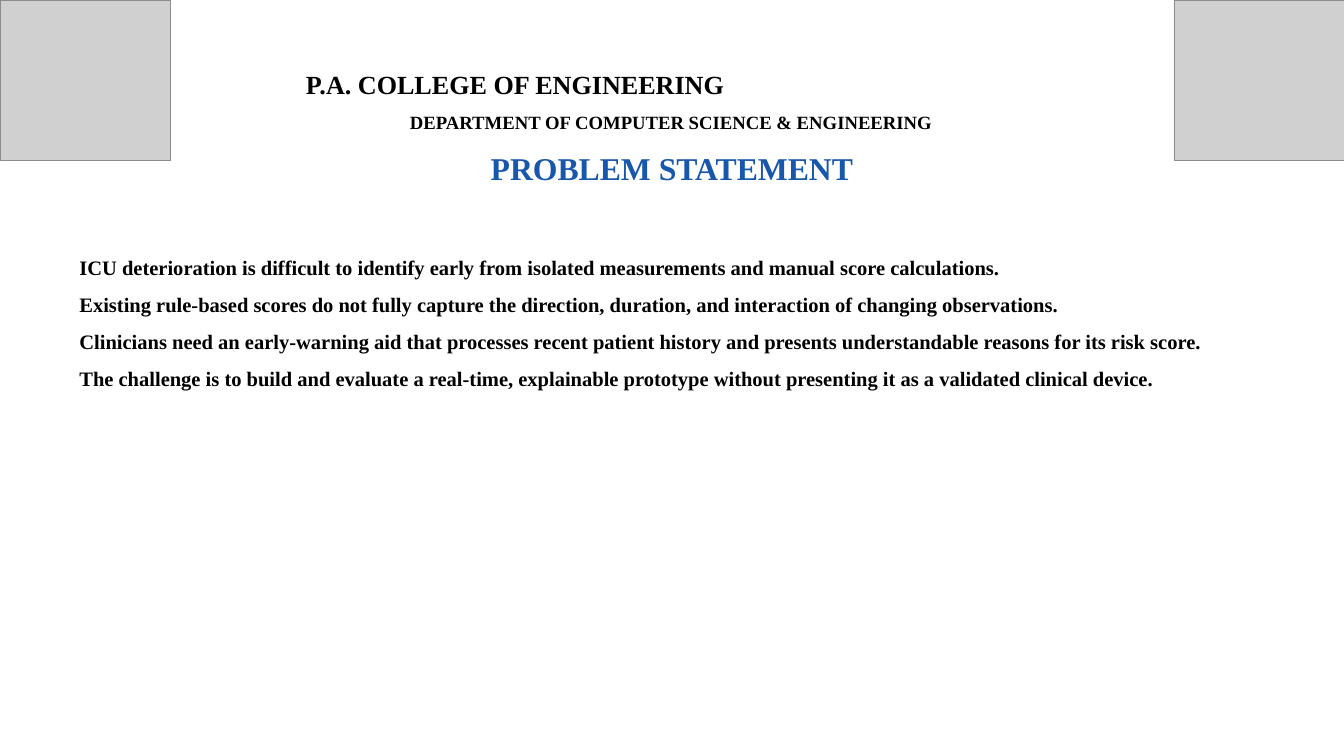
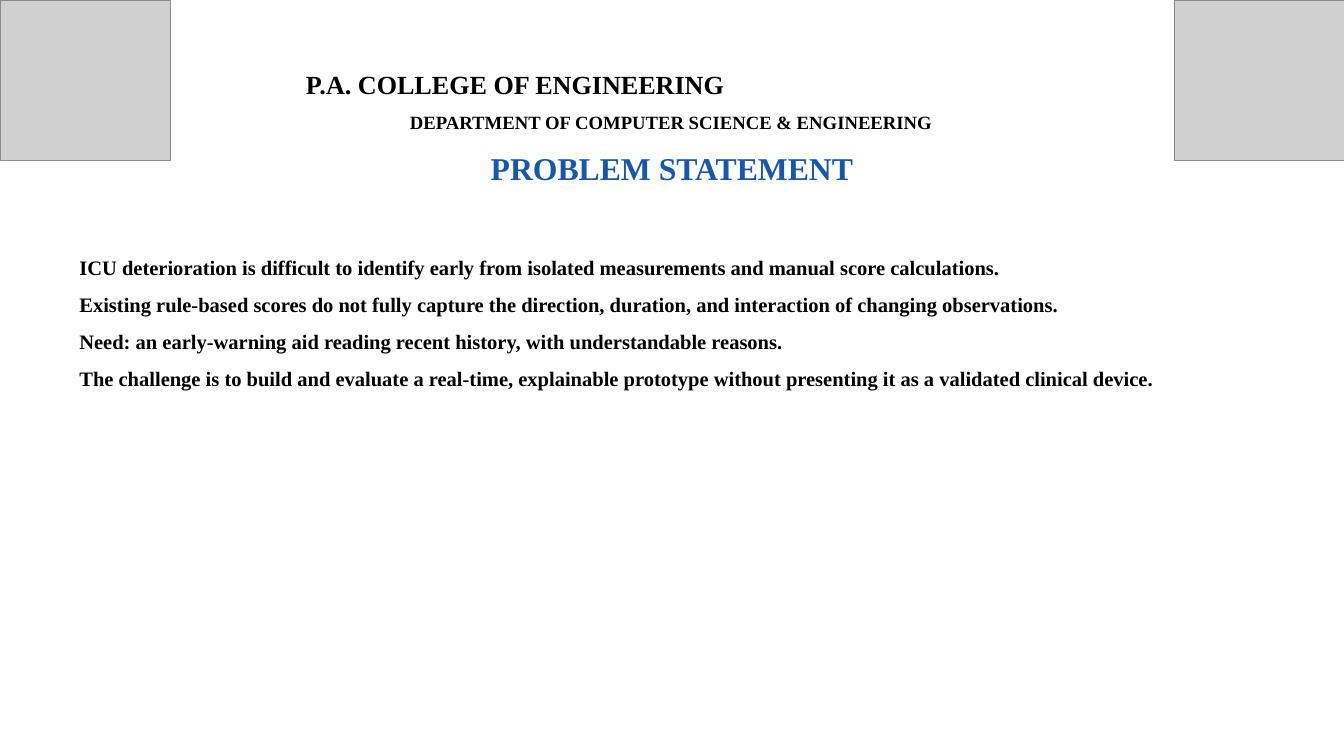
Before and after one commit to Dinaltium/SynCura, a slide deck: slide 2 of ppt/SynCura_Deck_V2.pptx. Drawn at 1344x756 pixels with LibreOffice and Linux fonts; fonts in the diff are those of the drawing; grey boxes stand for pictures. Boxes give left, top, right and bottom in pixels: in the first picture for what was removed or moved away, otherwise in the second. Text is boxed around its words. In the diff, an @@ line names an element or a change of style, - is before the commit and + after.

```diff
--- a/ppt/SynCura_Deck_V2.pptx
+++ b/ppt/SynCura_Deck_V2.pptx
@@ text at <box>79,334,782,354</box>: text changed @@
-Clinicians need an early-warning aid that processes recent patient history and presents understandable reasons for its risk score.
+Need: an early-warning aid reading recent history, with understandable reasons.
```
Also in this commit, not shown: 8 other slides changed, 2 other files.
